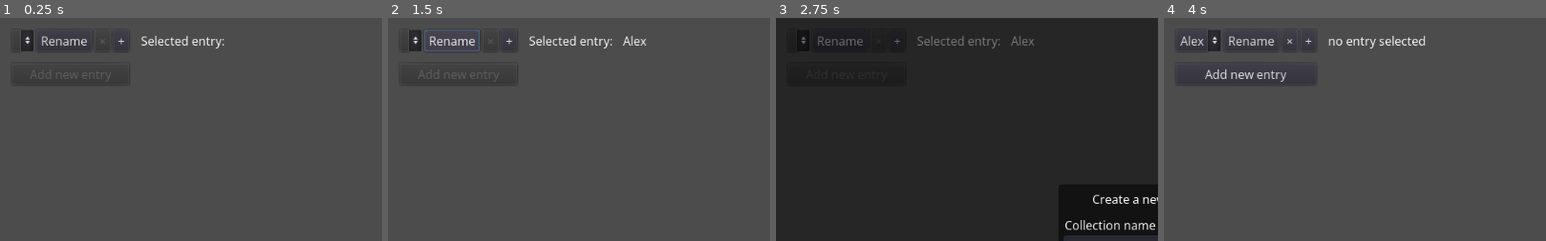
Above: before the commit, frames 1-4 (left to right).
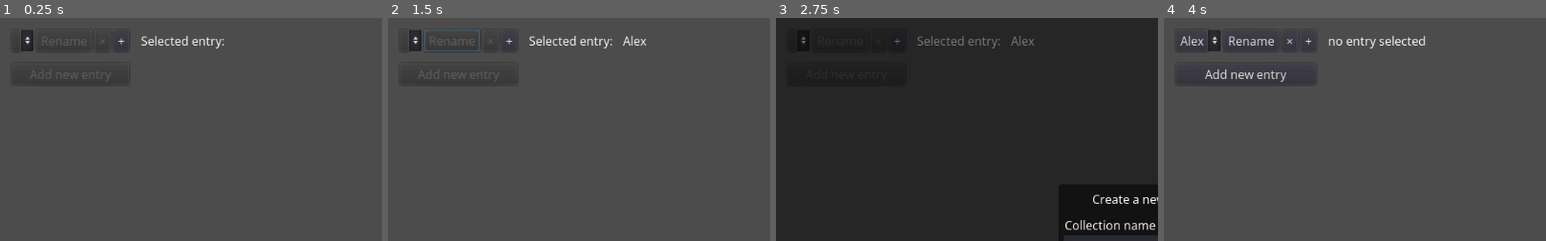
Above: after the commit, the same moments.

Repository: b7g/warm_bee
Game: Godot game, scene res://warm_bee.tscn
The game is run twice, just before and just after one commit, with the same random seed, the same clock (stepped at 60 frames per second) and the same inputs.
Inputs (mouse positions are % of the whole screen's width and height, from its top left):
- Up to frame 1 (0.25 s): no input
- Up to frame 2 (1.5 s): click (31, 5) at 0.52 s; type "Alex" at 0.6 s; click (8, 5) at 1.25 s, where only the run before the commit has a clickable "Rename"
- Up to frame 3 (2.75 s): click "+" at 2 s
- Up to frame 4 (4 s): click (50, 52) at 2.77 s; type "Alex" at 2.85 s; click "Create" at 3.5 s
The pictures show only the part of the screen within x 0-50%, y 0-50%; the shares and areas given below are measured in that part.

The runs differ from the first frame. In frame 1, 0.2% of the frame differs, in the area x 11-23%, y 8-13%; in frame 2, 0.3%, in the area x 10-23%, y 8-13%; in frame 3, 0.2%; in frame 4, nothing differs.
Error before the commit: Invalid get index 'name' (on base: 'Dictionary'). (res://singleton/data.gd:129)

Commit message:
fixed a bug: collection rename available, but no collection available

Diff:
--- a/godot/warm_bee.gd
+++ b/godot/warm_bee.gd
@@ -22,6 +22,7 @@
 onready var _btn_add_entry: Button = $MC/HC/VC/ButtonAddEntry
 onready var _label_entry_type: Label = $MC/HC/VC2/MC/HC/LabelEntryType
 onready var _entry_name_field: Control = $MC/HC/VC2/MC/HC/EntryNameField
+onready var _btn_rename_collection: Button = $MC/HC/VC/HC/ButtonRenameCollection
 onready var _btn_delete_entry: Button = $MC/HC/VC2/MC/HC/ButtonDeleteEntry
 onready var _ui_entry_content_wrap: VBoxContainer = $MC/HC/VC2
 
@@ -70,6 +71,7 @@
 	var collections: Array = Data.get_collections()
 	var no_collection: bool = collections.empty()
 	_opt_collections.disabled = no_collection
+	_btn_rename_collection.disabled = no_collection
 	_btn_delete_collection.disabled = no_collection
 	_btn_add_entry.disabled = no_collection
 	for collection in collections:
